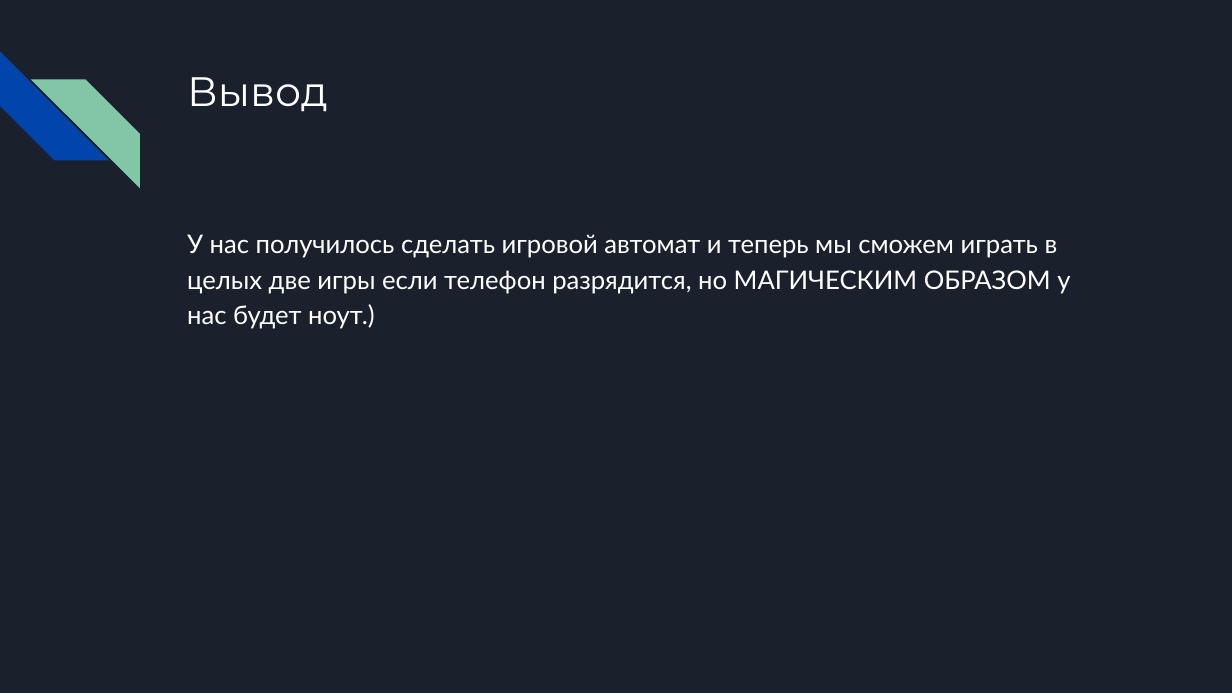
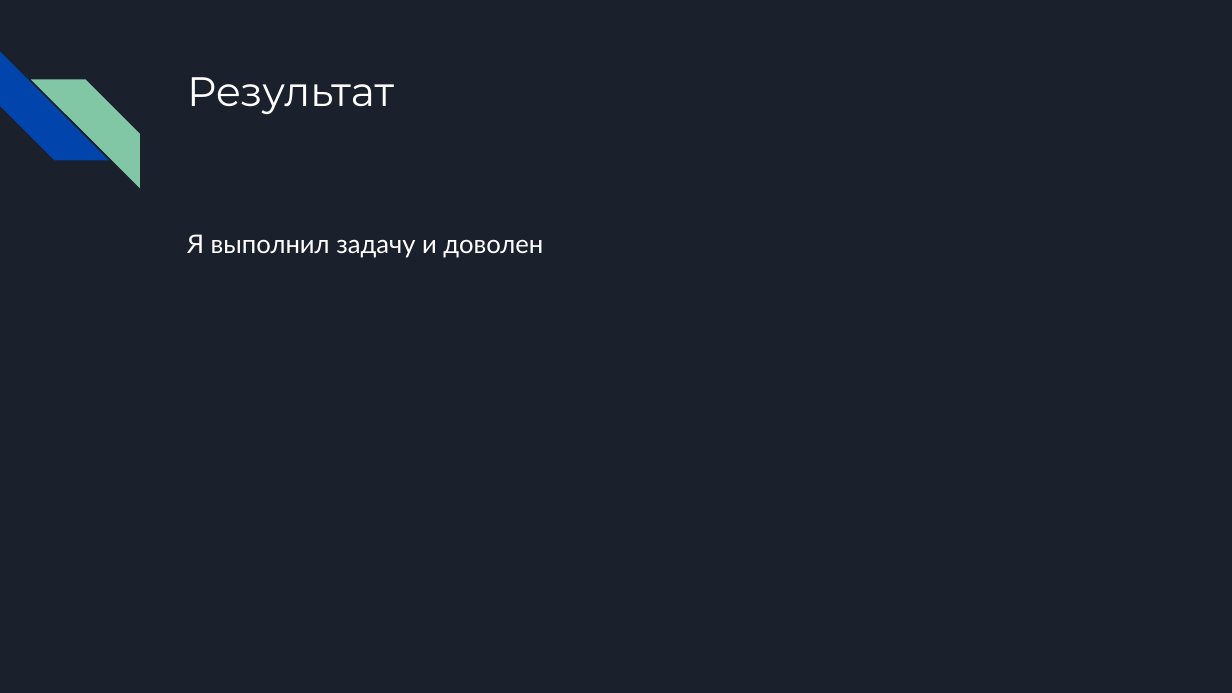
Before and after one commit to Tarie111/-, a slide deck: slide 4 of Презентация проекта pygame.pptx (slide 5 before the commit). Drawn at 1232x693 pixels with LibreOffice and Linux fonts; fonts in the diff are those of the drawing. Boxes give left, top, right and bottom in pixels: in the first picture for what was removed or moved away, otherwise in the second. Text is boxed around its words. In the diff, an @@ line names an element or a change of style, - is before the commit and + after.

```diff
--- a/Презентация проекта pygame.pptx
+++ b/Презентация проекта pygame.pptx
@@ title at bbox=[187, 77, 394, 114]: text changed @@
-Вывод
+Результат
@@ text at bbox=[187, 234, 543, 258]: text changed @@
-У нас получилось сделать игровой автомат и теперь мы сможем играть в целых две игры если телефон разрядится, но МАГИЧЕСКИМ ОБРАЗОМ у нас будет ноут.)
+Я выполнил задачу и доволен
```
Also in this commit, not shown: 1 slide removed.
